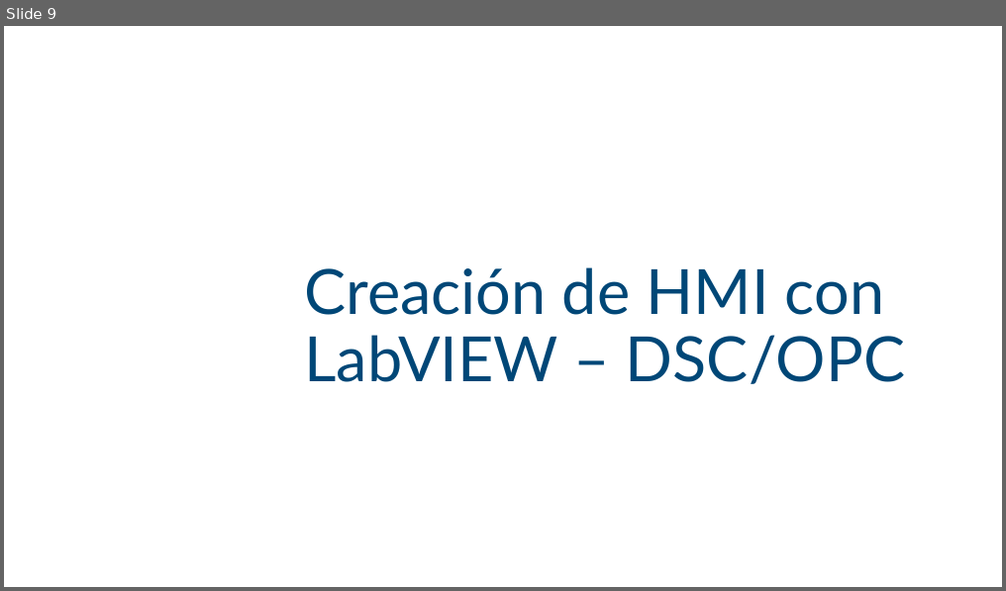
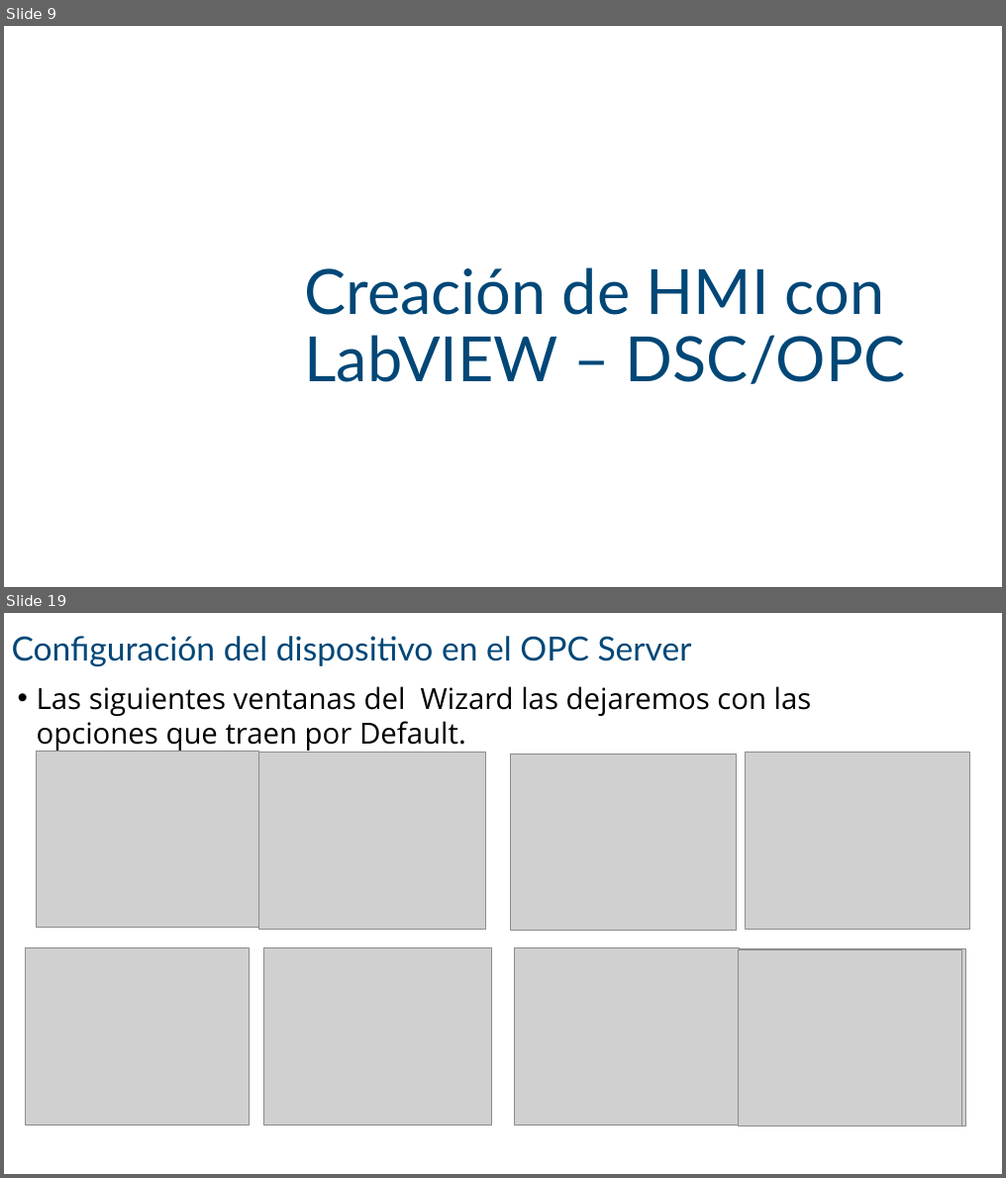
Before and after one commit to cjuarezramos/HMILabVIEW, a slide deck: Creación de HMI.pptx. Shown one above the other, each under a label of ours: slide 9 before the commit, slides 9 and 19 after it; the slides between them are not shown. The pictures are 1006x591 and 1006x1178 pixels, drawn with LibreOffice and Linux fonts; fonts in the diff are those of the drawing; grey boxes stand for pictures; background and template pictures are left out. Boxes give left, top, right and bottom in pixels: in the first picture for what was removed or moved away, otherwise in the second. Text is boxed around its words. In the diff, an @@ line names an element or a change of style, - is before the commit and + after.

```diff
--- a/Creación de HMI.pptx
+++ b/Creación de HMI.pptx
@@ slide 19 added at box(4, 613, 1002, 1174), background #FFFFFF @@
@@ title added at box(12, 636, 692, 666), 32 pt, text #004777 @@
+Configuración del dispositivo en el OPC Server
@@ text added at box(37, 686, 812, 752), 28 pt, text #000000 @@
+• Las siguientes ventanas del Wizard las dejaremos con las opciones que traen por Default.
@@ picture added at box(37, 751, 258, 928) @@
@@ picture added at box(258, 753, 485, 929) @@
@@ picture added at box(510, 754, 737, 931) @@
@@ picture added at box(746, 753, 969, 929) @@
@@ picture added at box(26, 949, 249, 1125) @@
@@ picture added at box(263, 949, 491, 1125) @@
@@ picture added at box(515, 949, 740, 1125) @@
@@ picture added at box(739, 950, 962, 1127) @@
@@ picture added at box(740, 950, 965, 1126) @@
```
Also in this commit, not shown: 33 other slides added, 1 slide removed.
